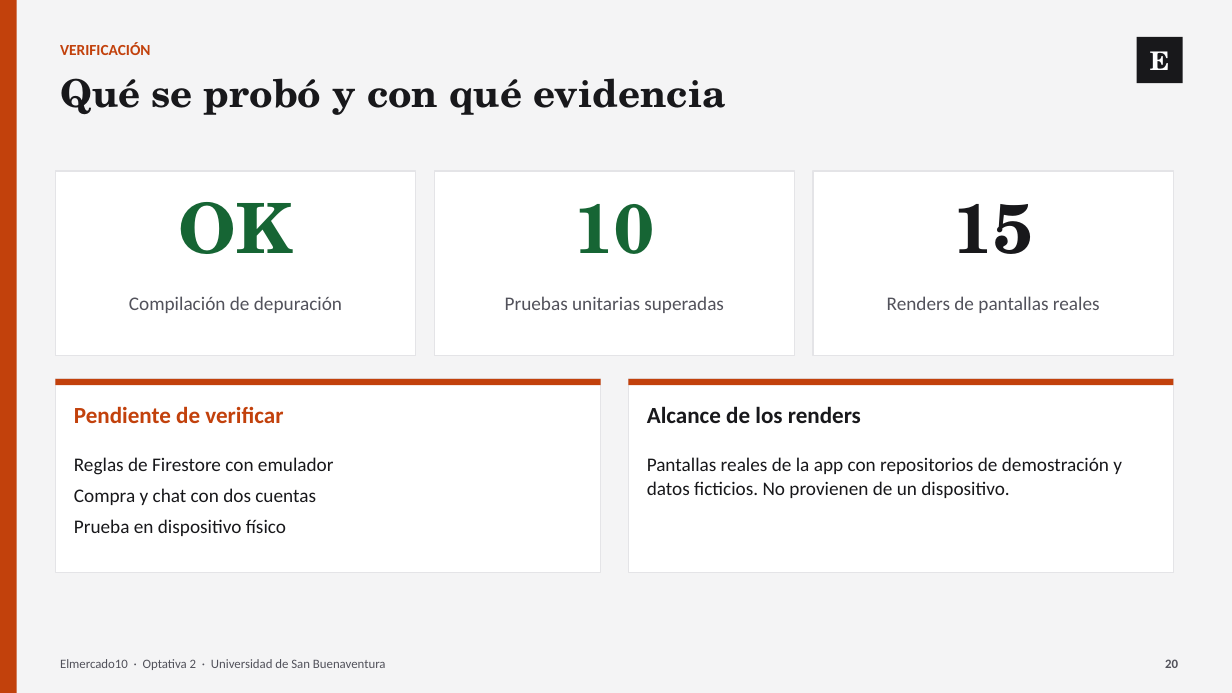
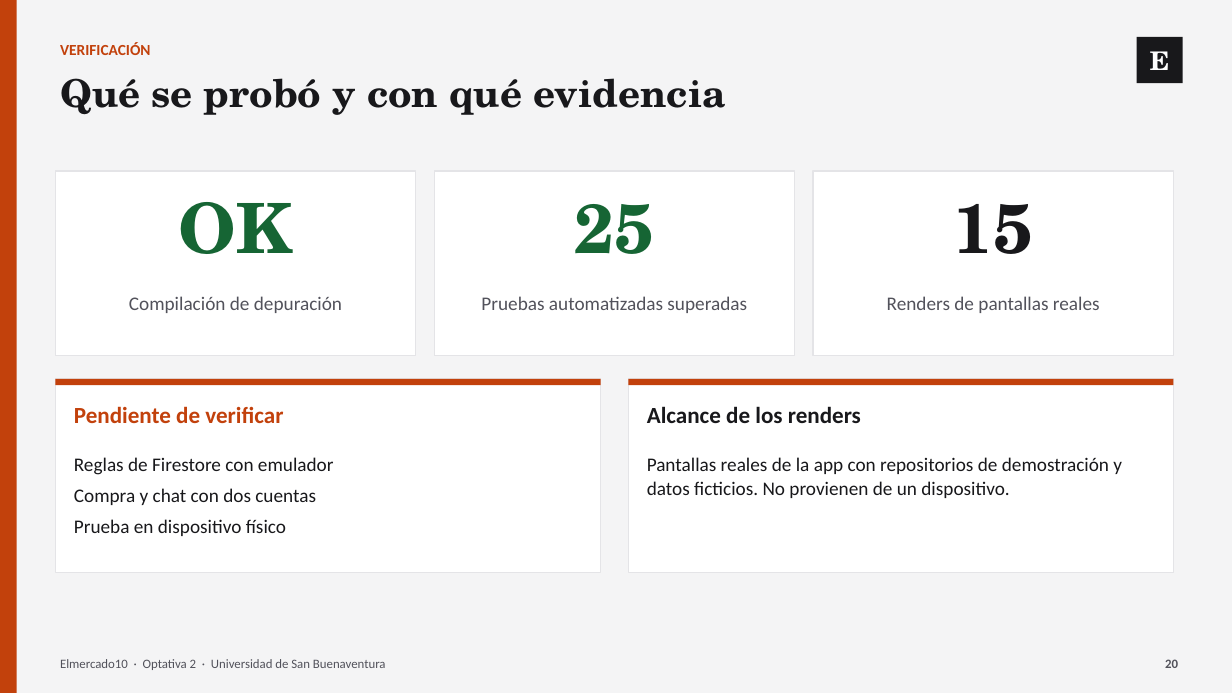
Before and after one commit to JuanXD2201/Elmercado10, a slide deck: slide 20 of DOCUMENTACION_ELMERCADO10/08_PRESENTACION/Presentacion_Elmercado10.pptx. Drawn at 1232x693 pixels with LibreOffice and Linux fonts; fonts in the diff are those of the drawing. Boxes give left, top, right and bottom in pixels: in the first picture for what was removed or moved away, otherwise in the second. Text is boxed around its words. In the diff, an @@ line names an element or a change of style, - is before the commit and + after.

Commit message:
Documentacion: resultados de la suite completa (25 de 25), evidencias de pruebas y cifras actualizadas

```diff
--- a/DOCUMENTACION_ELMERCADO10/08_PRESENTACION/Presentacion_Elmercado10.pptx
+++ b/DOCUMENTACION_ELMERCADO10/08_PRESENTACION/Presentacion_Elmercado10.pptx
@@ text at (x1=575, y1=204, x2=655, y2=254): text changed @@
-10
+25
@@ text at (x1=481, y1=296, x2=747, y2=313): text changed @@
-Pruebas unitarias superadas
+Pruebas automatizadas superadas
```
Also in this commit, not shown: 1 other slide changed, 28 other files.
